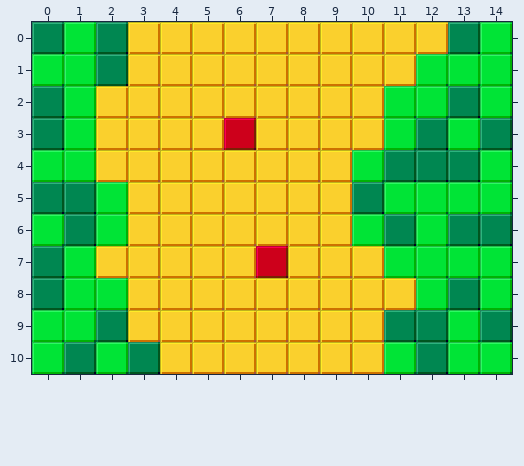
Tiled map (JSON) -- maps/map0.json. The picture above was drawn from the file before the commit.
Cells are 16x16 px. Shown: x 0..14, y 0..10.
The same view after the edit:
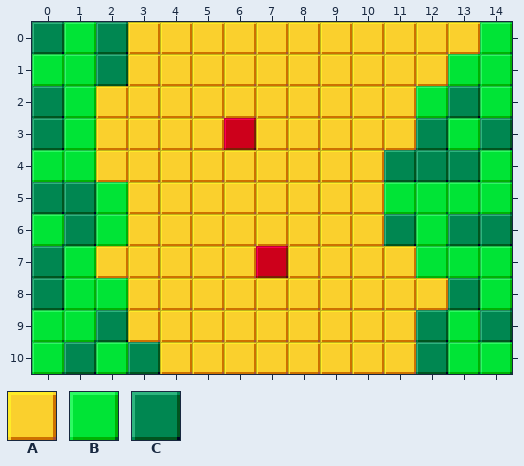
Key: from "tileset": A 0 "T0", B 65 "T30", C 66 "T31".
_ is an empty cell.
Changes in this commit:
Layer "Capa de patrones 1":
Tile B gives way to tile A in row 1 at x 12; in rows 2 to 3 at x 11; in row 4 at x 10; in row 6 at x 10; in row 7 at x 11; in row 8 at x 12.
Tile B gives way to tile A in row 10 at x 11.
Tile C gives way to tile A in row 0 at x 13; in row 5 at x 10; in row 9 at x 11.
Boxes around the changes in both pictures, in picture pixels (x1, y1, x2, y2):
changed: (352, 22, 480, 374)
